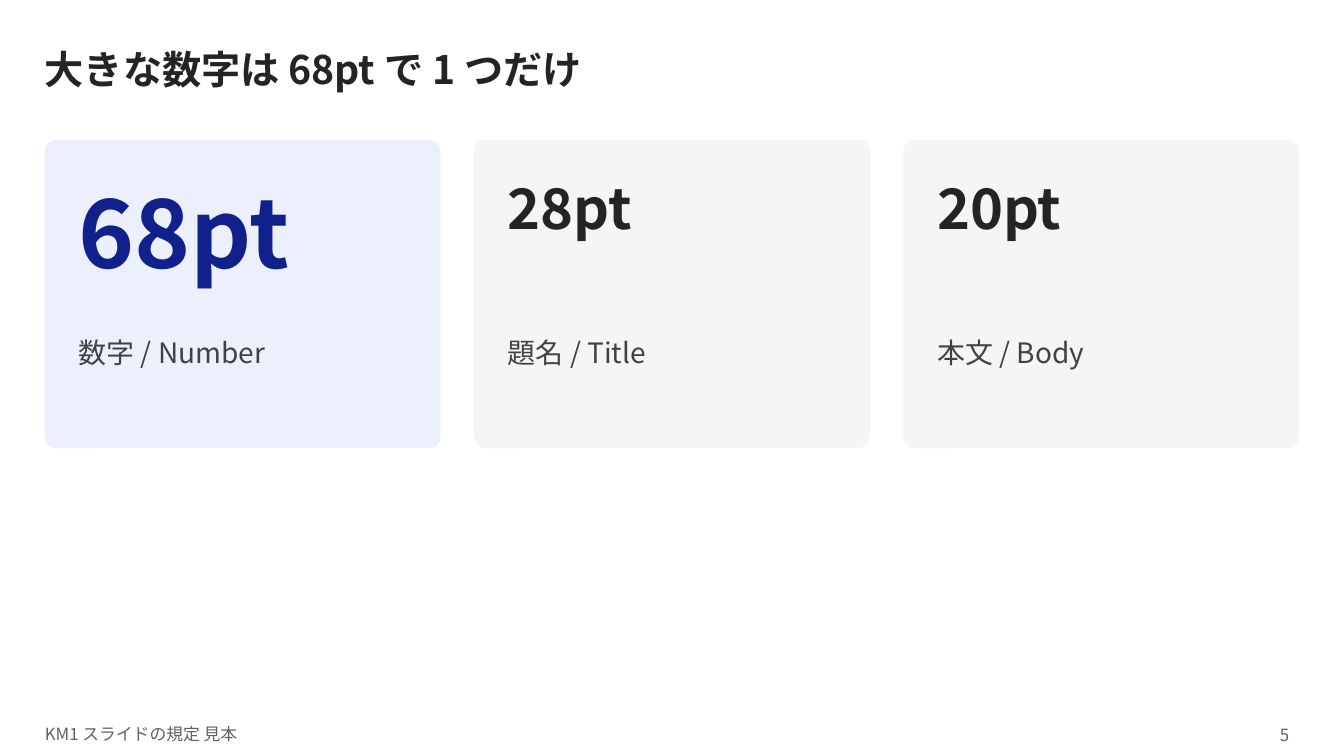
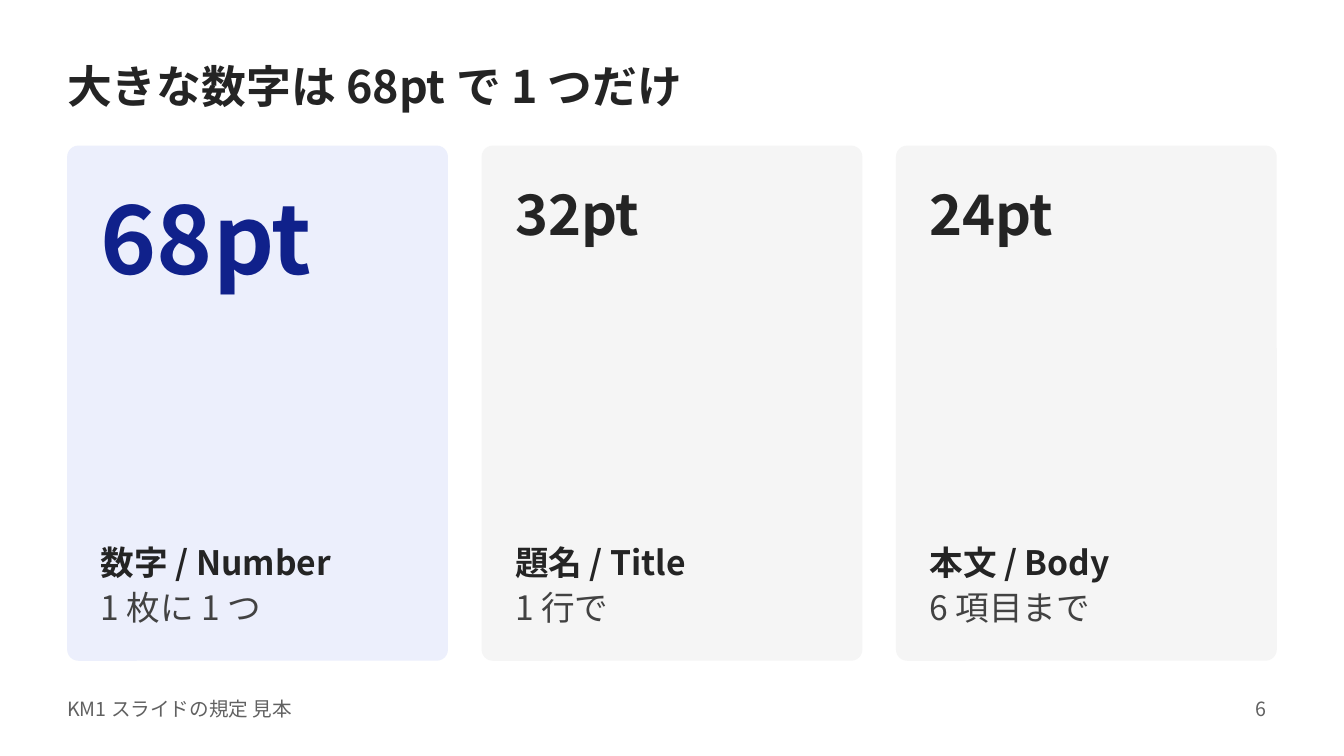
Before and after one commit to kami2news/km1-design-system, a slide deck: slide 6 of dist/KM1_スライド見本.pptx (slide 5 before the commit). Drawn at 1344x756 pixels with LibreOffice and Linux fonts; fonts in the diff are those of the drawing. Boxes give left, top, right and bottom in pixels: in the first picture for what was removed or moved away, otherwise in the second. Text is boxed around its words. In the diff, an @@ line names an element or a change of style, - is before the commit and + after.

```diff
--- a/dist/KM1_スライド見本.pptx
+++ b/dist/KM1_スライド見本.pptx
@@ title "大きな数字は 68pt で 1 つだけ": place and size @@
-title "大きな数字は 68pt で 1 つだけ" at [45, 50, 581, 93]
+title "大きな数字は 68pt で 1 つだけ" at [67, 65, 682, 113]
@@ title "大きな数字は 68pt で 1 つだけ" at [67, 65, 682, 113]: size 28 to 32 pt; line spacing 1 to 40pt @@
@@ proportions changed in 3 elements at [482, 145, 863, 660], [896, 145, 1277, 660], [68, 145, 449, 660] @@
@@ rounded rectangle: place and size @@
-rounded rectangle at [44, 140, 441, 449]
+rounded rectangle at [68, 145, 449, 660]
@@ rounded rectangle: place and size @@
-rounded rectangle at [474, 140, 870, 449]
+rounded rectangle at [482, 145, 863, 660]
@@ rounded rectangle: place and size @@
-rounded rectangle at [903, 140, 1300, 449]
+rounded rectangle at [896, 145, 1277, 660]
@@ text "68pt": place and size @@
-text "68pt" at [78, 198, 289, 289]
+text "68pt" at [101, 204, 312, 295]
@@ text removed at [508, 188, 632, 241] @@
-28pt
@@ text added at [515, 194, 639, 247], 40 pt, text #242424, bold @@
+32pt
@@ text added at [930, 194, 1054, 247], 40 pt, text #242424, bold @@
+24pt
@@ text removed at [937, 188, 1061, 241] @@
-20pt
@@ text removed at [78, 339, 265, 365] @@
-数字 / Number
@@ text removed at [937, 339, 1084, 370] @@
-本文 / Body
@@ text "題名 / Title": place and size @@
-text "題名 / Title" at [508, 339, 646, 366]
+text "題名 / Title" at [515, 546, 686, 623]
@@ text "題名 / Title" at [515, 546, 686, 623]: vertical alignment top to bottom @@
@@ text added at [101, 546, 331, 623], 24 pt, text #242424, bold @@
+数字 / Number
+1 枚に 1 つ
@@ text at [515, 546, 686, 578]: size 20 to 24 pt, text colour #424242 to #242424, bold on in "題名 / Title"; line spacing 1 to 32pt @@
@@ text added at [930, 546, 1110, 623], 24 pt, text #242424, bold @@
+本文 / Body
+6 項目まで
@@ text at [515, 592, 608, 623]: paragraph added @@
+1 行で
@@ text "KM1 スライドの規定 見本": place and size @@
-text "KM1 スライドの規定 見本" at [45, 726, 238, 742]
+text "KM1 スライドの規定 見本" at [67, 699, 292, 718]
@@ text "KM1 スライドの規定 見本" at [67, 699, 292, 718]: size 12 to 14 pt @@
@@ page number added at [1256, 701, 1267, 716], 14 pt, text #616161 @@
+6
@@ page number removed at [1280, 728, 1289, 741] @@
-5
```
Also in this commit, not shown: 6 other slides changed, 3 slides added, 2 slides removed, 7 other files.
